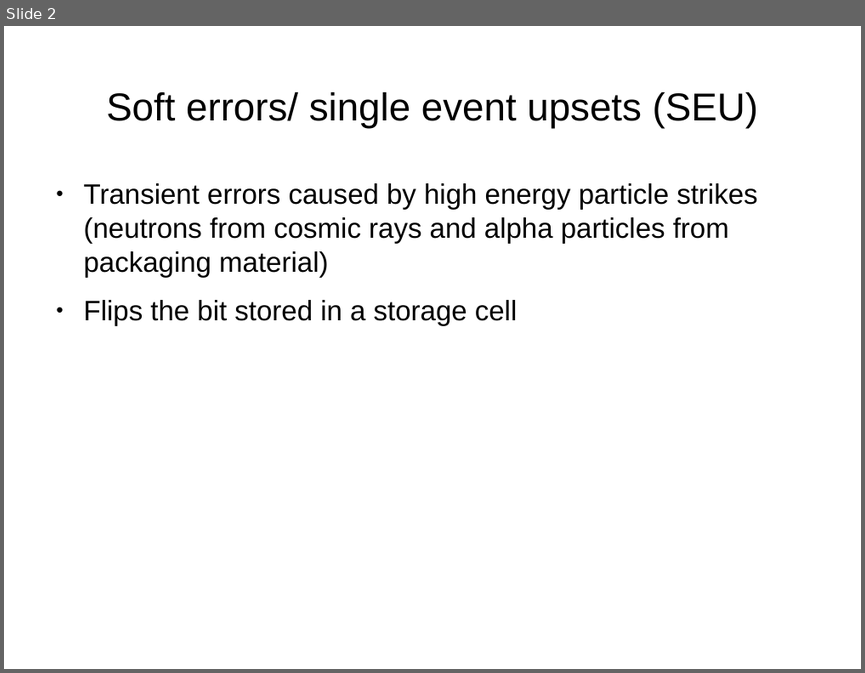
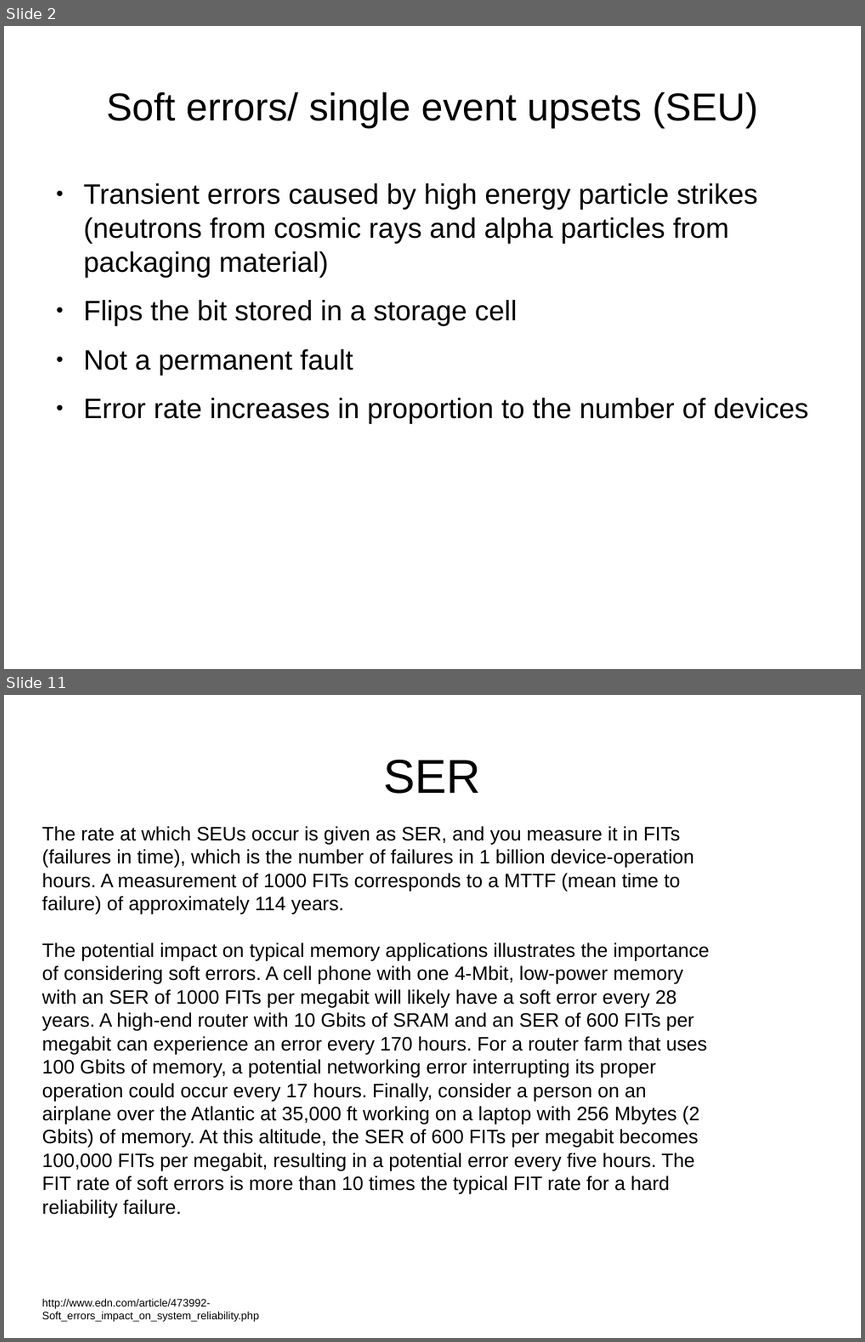
Before and after one commit to nandithaec/c-code-project, a slide deck: report/softerrors.odp. Shown one above the other, each under a label of ours: slide 2 before the commit, slides 2 and 11 after it; the slides between them are not shown. The pictures are 865x673 and 865x1342 pixels, drawn with LibreOffice and Linux fonts; fonts in the diff are those of the drawing. Boxes give left, top, right and bottom in pixels: in the first picture for what was removed or moved away, otherwise in the second. Text is boxed around its words. In the diff, an @@ line names an element or a change of style, - is before the commit and + after.

```diff
--- a/report/softerrors.odp
+++ b/report/softerrors.odp
@@ slide 11 added at <box>4,695,861,1338</box>, background #FFFFFF @@
@@ title added at <box>383,760,481,794</box>, 44 pt, text #000000 @@
+SER
@@ text added at <box>42,826,710,1218</box>, 18 pt, text #000000 @@
+The rate at which SEUs occur is given as SER, and you measure it in FITs (failures in time), which is the number of failures in 1 billion device-operation hours. A measurement of 1000 FITs corresponds to a MTTF (mean time to failure) of approximately 114 years.
+The potential impact on typical memory applications illustrates the importance of considering soft errors. A cell phone with one 4-Mbit, low-power memory with an SER of 1000 FITs per megabit will likely have a soft error every 28 years. A high-end router with 10 Gbits of SRAM and an SER of 600 FITs per megabit can experience an error every 170 hours. For a router farm that uses 100 Gbits of memory, a potential networking error interrupting its proper operation could occur every 17 hours. Finally, consider a person on an airplane over the Atlantic at 35,000 ft working on a laptop with 256 Mbytes (2 Gbits) of memory. At this altitude, the SER of 600 FITs per megabit becomes 100,000 FITs per megabit, resulting in a potential error every five hours. The FIT rate of soft errors is more than 10 times the typical FIT rate for a hard reliability failure.
@@ text added at <box>42,1298,259,1321</box>, 10 pt, text #000000 @@
+http://www.edn.com/article/473992-Soft_errors_impact_on_system_reliability.php
@@ slide 2 changed as well @@
@@ text at <box>84,349,809,424</box>: paragraphs added @@
+● Not a permanent fault
+● Error rate increases in proportion to the number of devices
```
Also in this commit, not shown: 2 other slides changed, 7 other slides added, 1 slide removed, 2 other files.
